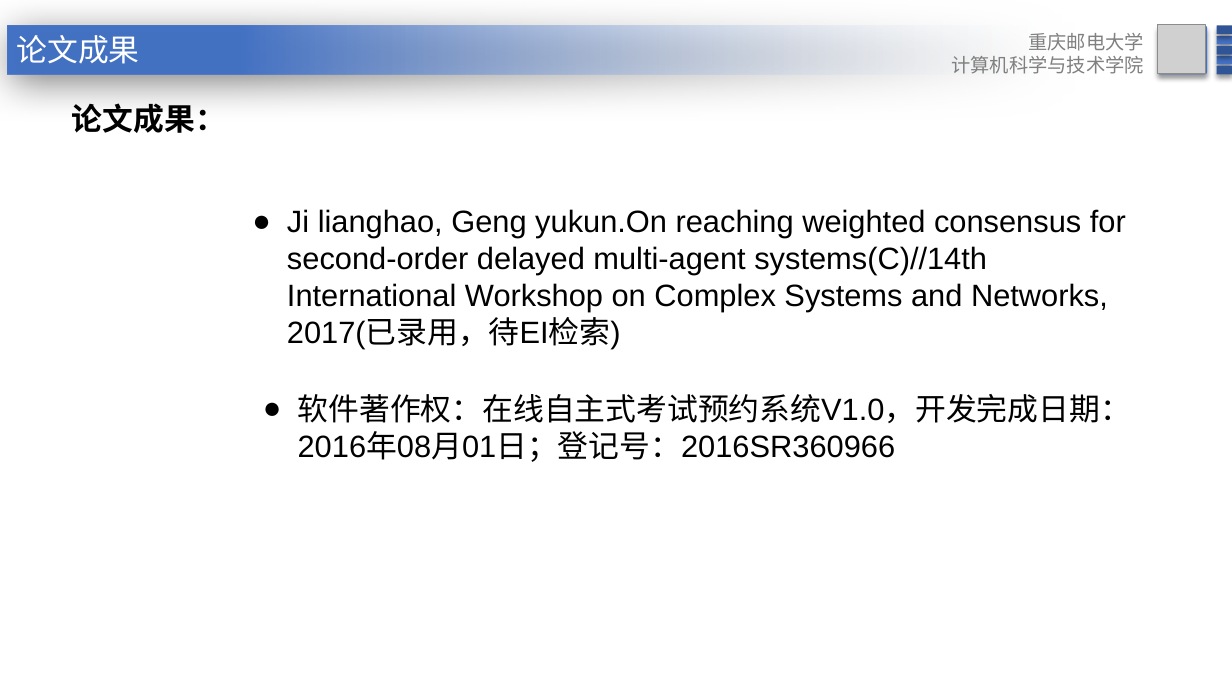
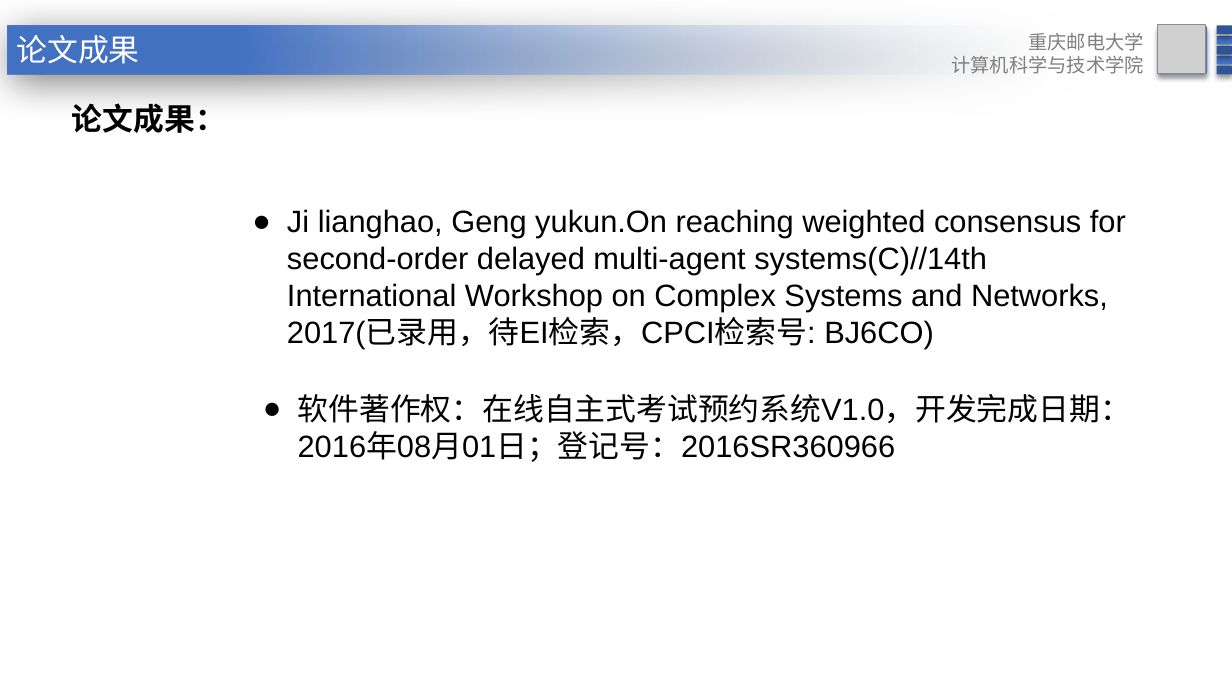
Before and after one commit to DotGeng/graduation, a slide deck: slide 35 of 耿玉坤答辩ppt.pptx (slide 34 before the commit). Drawn at 1232x693 pixels with LibreOffice and Linux fonts; fonts in the diff are those of the drawing; grey boxes stand for pictures; background and template pictures are left out. Boxes give left, top, right and bottom in pixels: in the first picture for what was removed or moved away, otherwise in the second. Text is boxed around its words. In the diff, an @@ line names an element or a change of style, - is before the commit and + after.

```diff
--- a/耿玉坤答辩ppt.pptx
+++ b/耿玉坤答辩ppt.pptx
@@ text at (287,209,1126,349): text changed @@
-● Ji lianghao, Geng yukun.On reaching weighted consensus for second-order delayed multi-agent systems(C)//14th International Workshop on Complex Systems and Networks, 2017(已录用，待EI检索)
+● Ji lianghao, Geng yukun.On reaching weighted consensus for second-order delayed multi-agent systems(C)//14th International Workshop on Complex Systems and Networks, 2017(已录用，待EI检索，CPCI检索号: BJ6CO)
```
Also in this commit, not shown: 16 other slides changed, 1 slide added, 3 other files.
